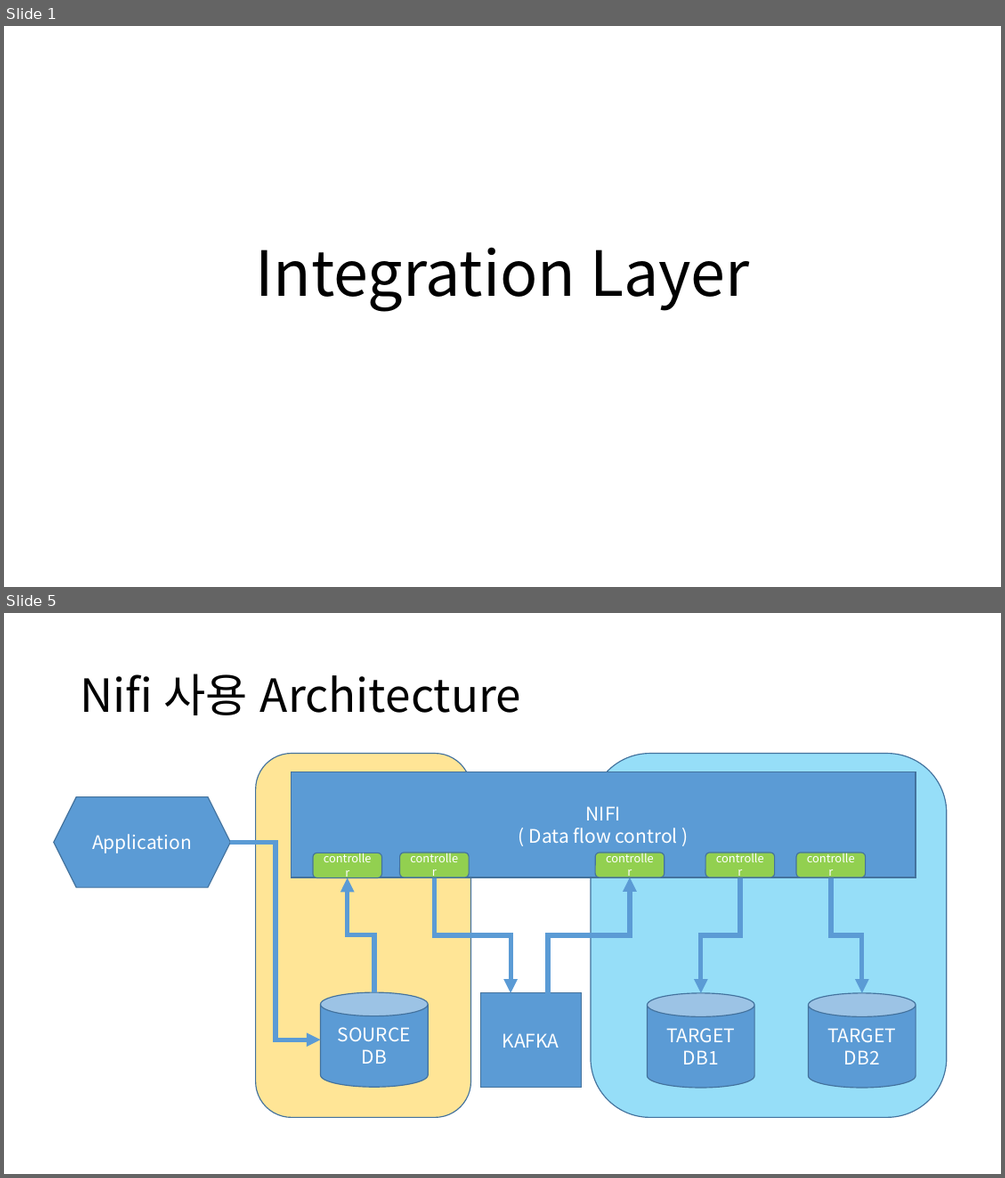
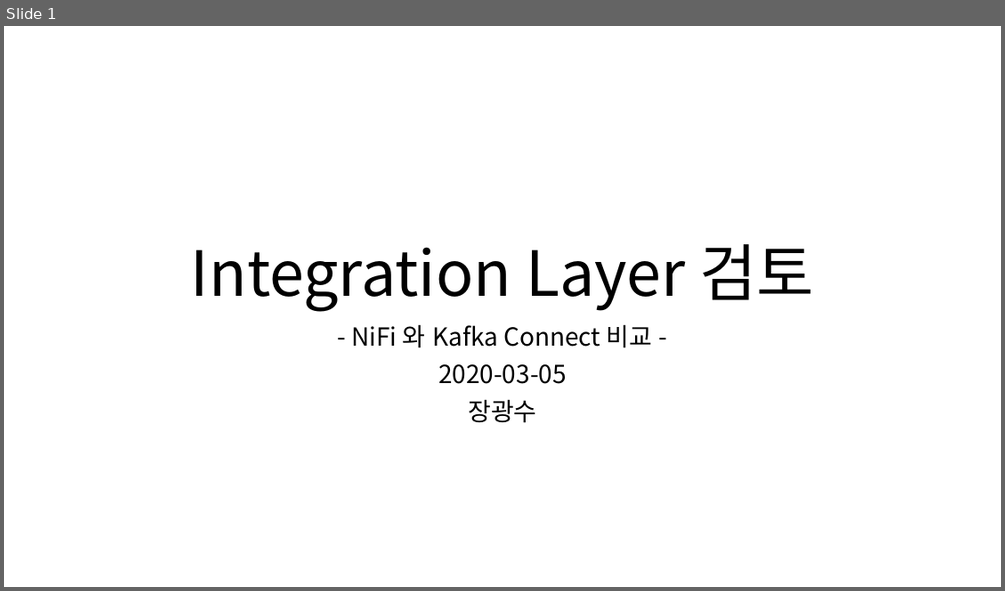
Before and after one commit to gwangsoo/Nifi-Or-Kafka-Connect, a slide deck: db2db_구조.pptx. Shown one above the other, each under a label of ours: slides 1 and 5 before the commit, slide 1 after it; the slides between them are not shown. The pictures are 1005x1178 and 1005x591 pixels, drawn with LibreOffice and Linux fonts; fonts in the diff are those of the drawing. Boxes give left, top, right and bottom in pixels: in the first picture for what was removed or moved away, otherwise in the second. Text is boxed around its words. In the diff, an @@ line names an element or a change of style, - is before the commit and + after.

```diff
--- a/db2db_구조.pptx
+++ b/db2db_구조.pptx
@@ slide 5 removed at (x1=4, y1=613, x2=1001, y2=1174), background #FFFFFF @@
@@ title removed at (x1=80, y1=674, x2=521, y2=715) @@
-Nifi 사용 Architecture
@@ rounded rectangle removed at (x1=255, y1=754, x2=470, y2=1118) @@
@@ rectangle removed at (x1=291, y1=771, x2=915, y2=877) @@
-NIFI
-( Data flow control )
@@ rounded rectangle removed at (x1=591, y1=754, x2=947, y2=1118) @@
@@ hexagon removed at (x1=53, y1=797, x2=230, y2=887) @@
-Application
@@ elbow arrow removed from (231, 842) to (320, 1039) @@
@@ rounded rectangle removed at (x1=399, y1=852, x2=469, y2=877) @@
-controller
@@ rounded rectangle removed at (x1=596, y1=852, x2=664, y2=877) @@
-controller
@@ rounded rectangle removed at (x1=705, y1=852, x2=774, y2=877) @@
-controller
@@ rounded rectangle removed at (x1=797, y1=852, x2=866, y2=877) @@
-controller
@@ rounded rectangle removed at (x1=313, y1=853, x2=381, y2=877) @@
-controller
@@ elbow arrow removed from (374, 992) to (348, 877) @@
@@ elbow arrow removed from (434, 877) to (511, 993) @@
@@ elbow arrow removed from (548, 993) to (630, 877) @@
@@ elbow arrow removed from (740, 877) to (701, 993) @@
@@ elbow arrow removed from (831, 877) to (862, 993) @@
@@ cylinder removed at (x1=320, y1=992, x2=428, y2=1086) @@
-SOURCE DB
@@ rectangle removed at (x1=480, y1=993, x2=582, y2=1086) @@
-KAFKA
@@ cylinder removed at (x1=647, y1=993, x2=755, y2=1087) @@
-TARGET DB1
@@ cylinder removed at (x1=809, y1=993, x2=916, y2=1087) @@
-TARGET DB2
@@ slide 1 changed as well @@
@@ title at (x1=191, y1=244, x2=814, y2=311): text changed @@
-Integration Layer
+Integration Layer 검토
@@ subtitle added at (x1=351, y1=324, x2=653, y2=423), 24 pt, text #000000 @@
+- NiFi 와 Kafka Connect 비교 -
+2020-03-05
+장광수
```
Also in this commit, not shown: 1 other slide changed, 6 slides added, 5 other slides removed.
